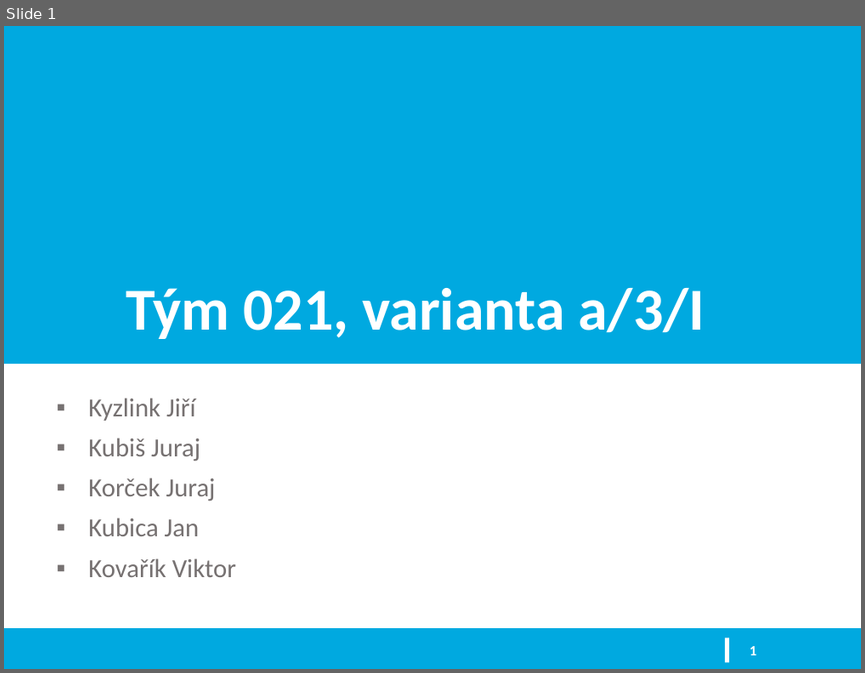
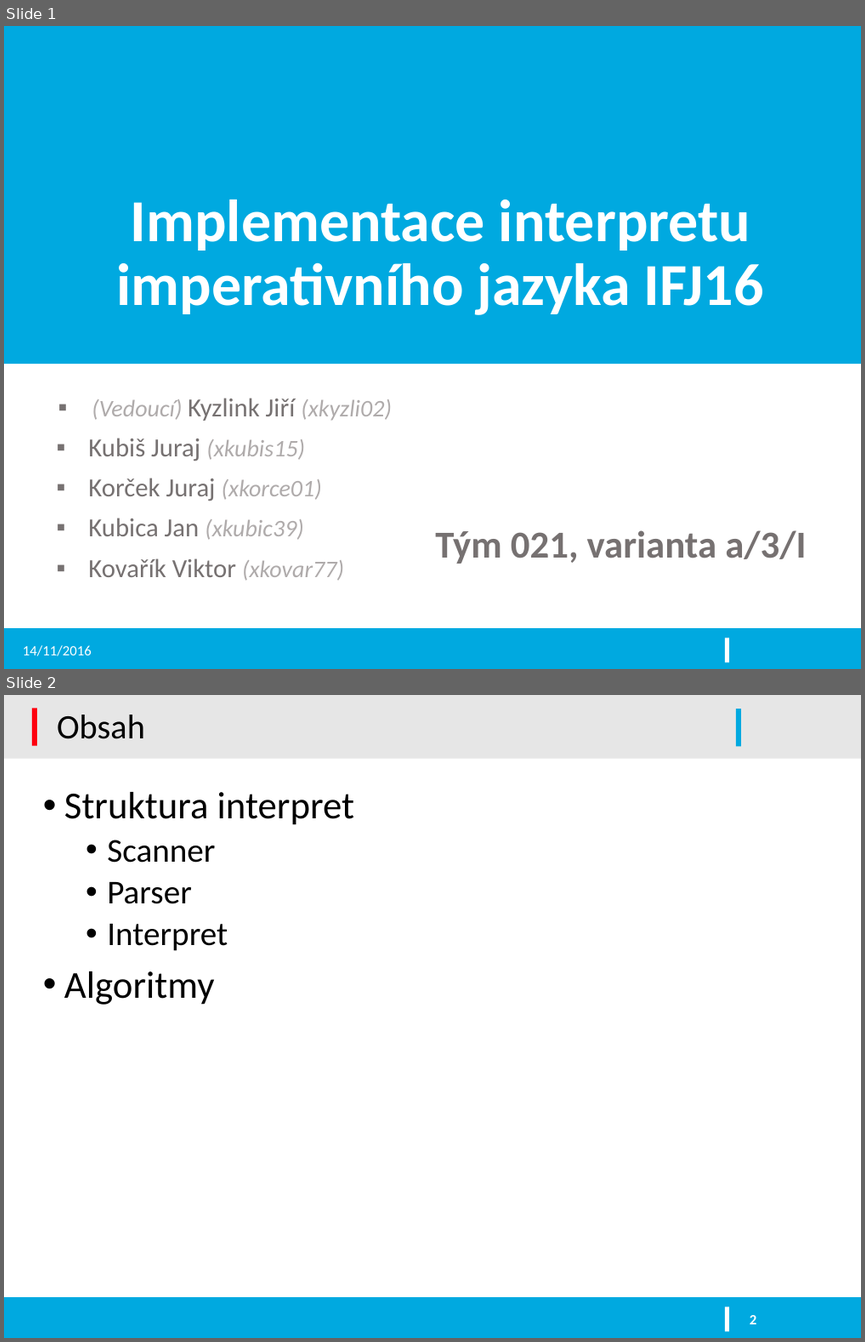
Before and after one commit to kysel/IFJ16, a slide deck: docs/prezentace.pptx. Shown one above the other, each under a label of ours: slide 1 before the commit, slides 1 and 2 after it. The pictures are 865x673 and 865x1342 pixels, drawn with LibreOffice and Linux fonts; fonts in the diff are those of the drawing; background and template pictures are left out. Boxes give left, top, right and bottom in pixels: in the first picture for what was removed or moved away, otherwise in the second. Text is boxed around its words. In the diff, an @@ line names an element or a change of style, - is before the commit and + after.

```diff
--- a/docs/prezentace.pptx
+++ b/docs/prezentace.pptx
@@ slide 2 added at <box>4,695,861,1338</box>, background #FFFFFF; not listed: 3 template elements that a slide beside it also shows @@
@@ rectangle added at <box>32,708,37,745</box>, fill #FE000F @@
@@ title added at <box>57,715,145,739</box>, 28.8 pt, text #000000 @@
+Obsah
@@ rectangle added at <box>736,709,741,746</box>, fill #00A9E0 @@
@@ text added at <box>64,792,355,1004</box>, 32 pt, text #000000 @@
+• Struktura interpret
+  • Scanner
+  • Parser
+  • Interpret
+• Algoritmy
@@ page number added at <box>749,1315,756,1324</box>, 12 pt, text #FFFFFF, bold @@
+2
@@ slide 1 changed as well @@
@@ text added at <box>117,199,764,315</box>, 50 pt, text #FFFFFF, bold @@
+Implementace interpretu imperativního jazyka IFJ16
@@ subtitle at <box>88,397,392,580</box>: text changed; size 22 to 20 pt; text colour #767171 to #AFABAB; italic on @@
-▪ Kyzlink Jiří
-▪ Kubiš Juraj
-▪ Korček Juraj
-▪ Kubica Jan
-▪ Kovařík Viktor
+▪ (Vedoucí) Kyzlink Jiří (xkyzli02)
+▪ Kubiš Juraj (xkubis15)
+▪ Korček Juraj (xkorce01)
+▪ Kubica Jan (xkubic39)
+▪ Kovařík Viktor (xkovar77)
@@ title "Tým 021, varianta a/3/I": place and size @@
-title "Tým 021, varianta a/3/I" at <box>126,288,704,339</box>
+title "Tým 021, varianta a/3/I" at <box>435,530,806,563</box>
@@ title "Tým 021, varianta a/3/I" at <box>435,530,806,563</box>: size 50 to 32 pt, text colour #FFFFFF to #767171 @@
@@ text added at <box>23,645,92,656</box>, 12 pt, text #FFFFFF @@
+14/11/2016
@@ page number removed at <box>749,646,756,655</box> @@
-1
```
Also in this commit, not shown: 8 other slides added, 2 slides removed.
